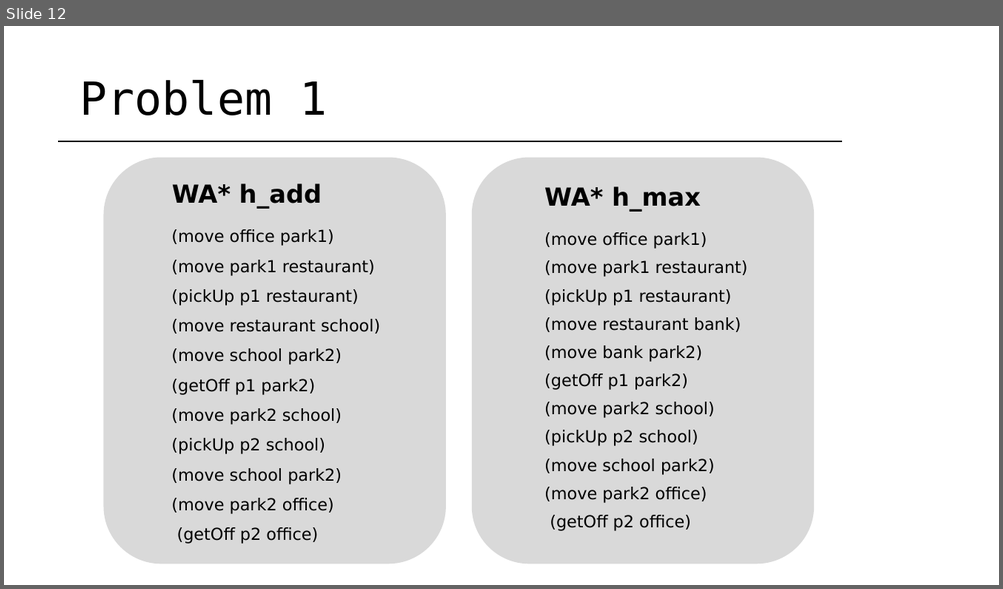
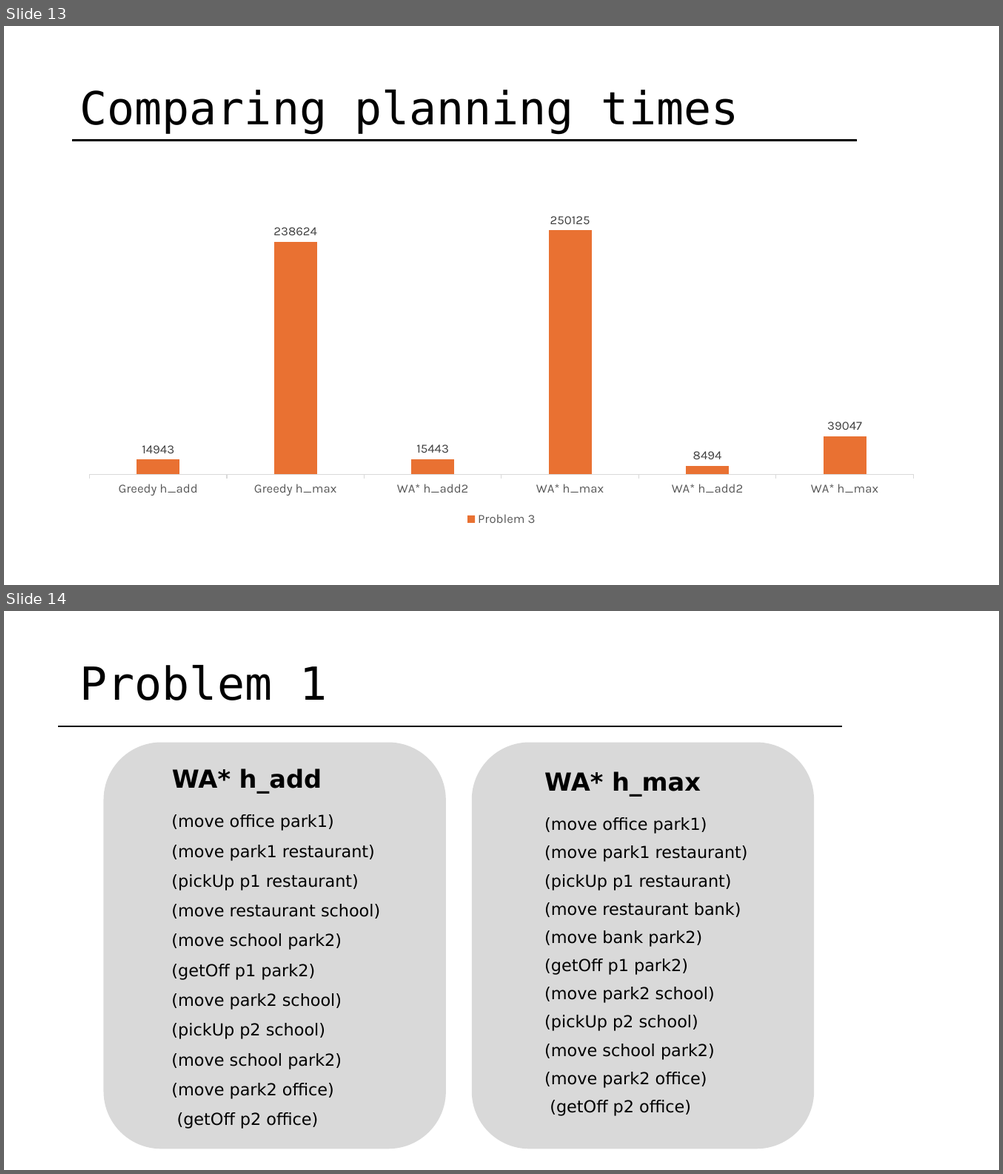
Before and after one commit to serenaragaglia/taxi_planning, a slide deck: documents/planning.pptx. Shown one above the other, each under a label of ours: slide 12 before the commit, slides 13 and 14 after it. The pictures are 1003x589 and 1003x1174 pixels, drawn with LibreOffice and Linux fonts; fonts in the diff are those of the drawing. Boxes give left, top, right and bottom in pixels: in the first picture for what was removed or moved away, otherwise in the second. Text is boxed around its words. In the diff, an @@ line names an element or a change of style, - is before the commit and + after.

```diff
--- a/documents/planning.pptx
+++ b/documents/planning.pptx
@@ slide 13 added at bbox=[4, 26, 999, 585], background #FFFFFF @@
@@ title added at bbox=[79, 90, 738, 134], 44 pt, text #000000 @@
+Comparing planning times
@@ line added from (73, 140) to (856, 140), #000000 1.5 pt @@
@@ column chart added at bbox=[73, 175, 930, 531] @@
+categories: Greedy h_add, Greedy h_max, WA* h_add2, WA* h_max, WA* h_add2, WA* h_max
+Problem 3: 14943, 238624, 15443, 250125, 8494, 39047
@@ what was slide 12 is now slide 14 @@
```
Also in this commit, not shown: 4 slides changed, 1 other slide added, 1 other file.
